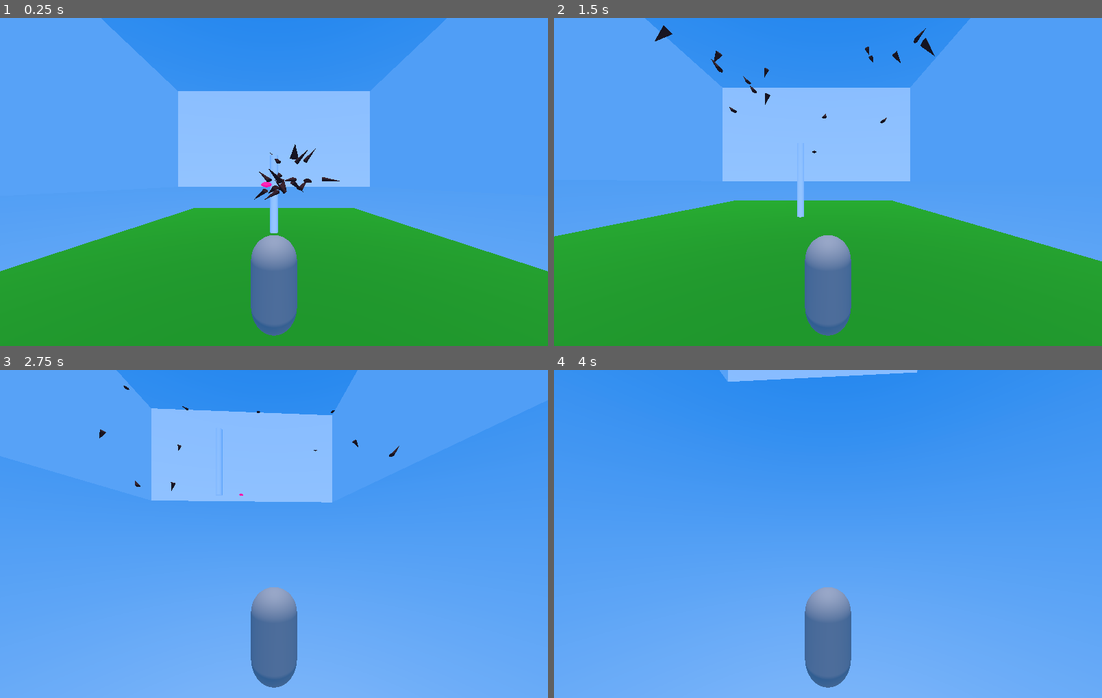
Above: before the commit, frames 1-4 (two rows, left to right).
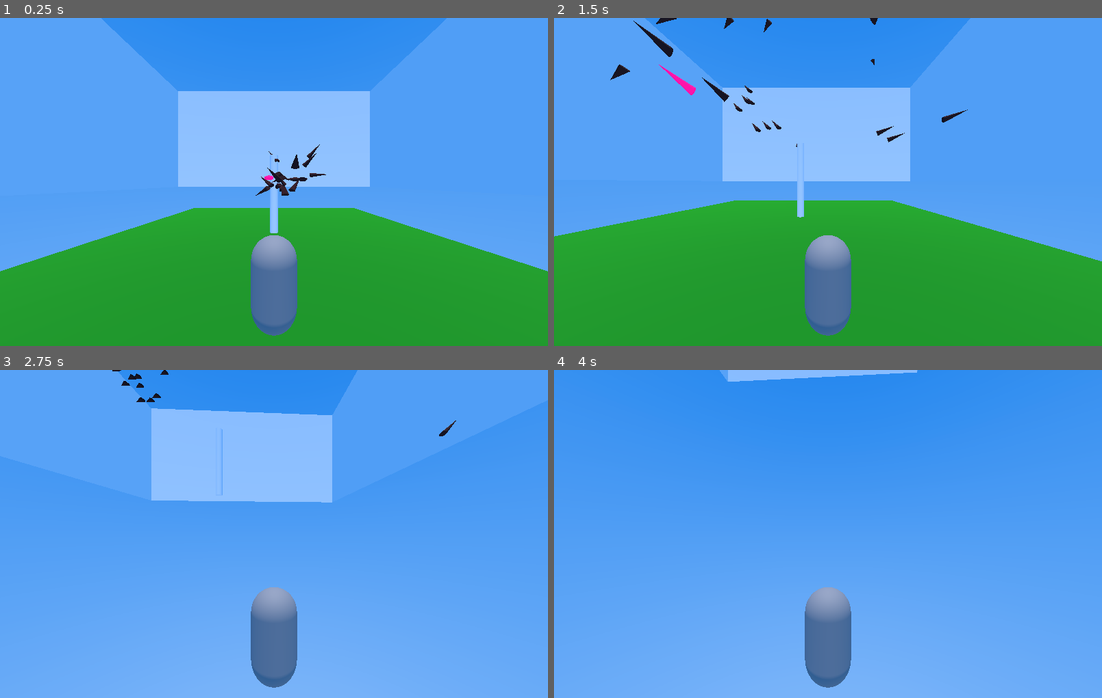
Above: after the commit, the same moments.

Repository: super-goose/boids
Game: Godot game, scene res://scenes/main_3d/main_3d.tscn
The game is run twice, just before and just after one commit, with the same random seed, the same clock (stepped at 60 frames per second) and the same inputs.
Inputs (mouse positions are in pixels of both pictures, inside the frame that each line leads up to):
- Up to frame 1 (0.25 s): no input
- Up to frame 2 (1.5 s): tap Enter (ui_accept) at 0.5, 0.77 s; move the mouse to (948, 165) at 0.52 s; hold Right (ui_right) 0.53-1.28 s; click (948, 165) at 0.67 s; move the mouse to (718, 198) at 1.27 s; hold Down (ui_down) from 1.28 s (still down)
- Up to frame 3 (2.75 s): tap Enter (ui_accept) at 1.52 s; move the mouse to (328, 461) at 2.02 s; release Down (ui_down) at 2.03 s; hold Right (ui_right) from 2.03 s (still down)
- Up to frame 4 (4 s): move the mouse to (800, 599) at 2.77 s; release Right (ui_right) at 2.78 s; hold Up (ui_up) 2.78-3.53 s; click (800, 599) at 2.92 s; tap Enter (ui_accept) at 3.02, 3.77 s; move the mouse to (992, 583) at 3.52 s; hold Left (ui_left) from 3.53 s (still down)

The runs differ from the first frame. In frame 1, 0.5% of the frame differs, in the area x 46-62%, y 38-56%; in frame 2, 1.0%, in the area x 10-76%, y 0-42%; in frame 3, 0.3%; in frame 4, nothing differs.

Commit message:
aligning works

Diff:
--- a/scenes/boid_3d/boid_3d.gd
+++ b/scenes/boid_3d/boid_3d.gd
@@ -24,8 +24,11 @@
 	#direction = direction.rotated(Vector3.UP, rotation_speed * delta)
 	#lerp_angle(0, PI, 1)
 	#rotate_y(rotation_speed * delta)
+	var target_direction = alignment()
 
-	direction = direction.normalized()
+	direction = direction.move_toward(target_direction, delta)
+
+	#direction = target_direction.normalized() if target_direction else direction.normalized()
 
 	# Ground Velocity
 	target_velocity.x = direction.x * speed
@@ -45,8 +48,13 @@
 
 """Alignment (matching the velocity and direction of nearby boids)"""
 func alignment():
+	if neighbors.size() == 0:
+		return direction
+	var d = Vector3.ZERO
 	for neighbor in neighbors:
-		pass
+		d += neighbor.direction
+
+	return d / neighbors.size()
 
 """Separation (avoiding collisions with nearby boids)"""
 func separation():
